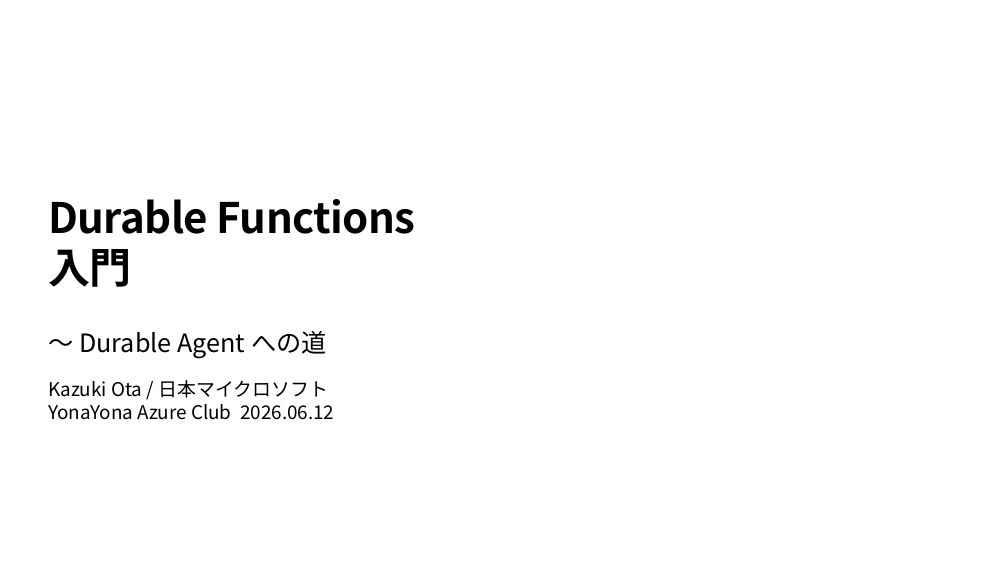
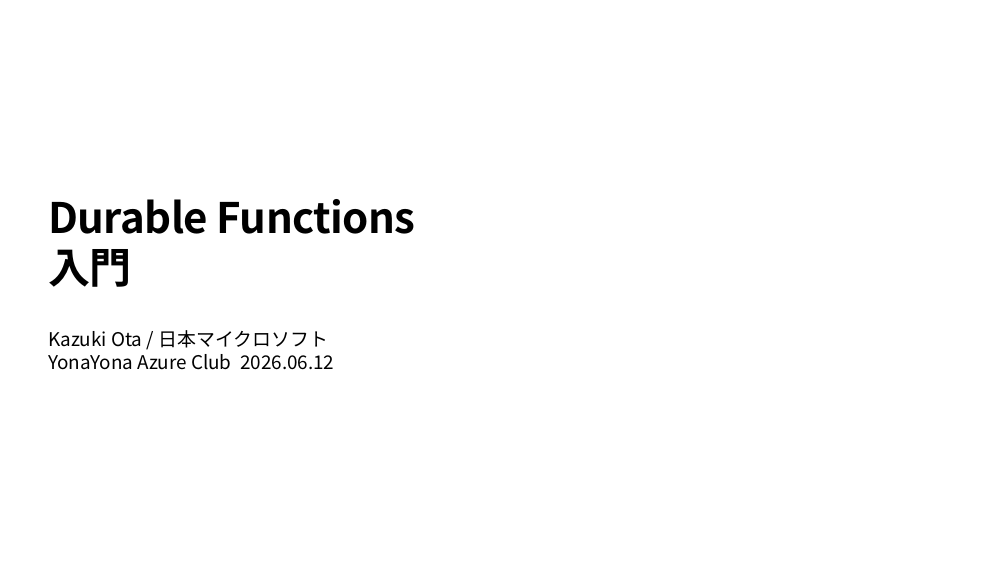
Before and after one commit to runceel/yonayona-durable, a slide deck: slide 1 of slides/slides.pptx. Drawn at 1008x567 pixels with LibreOffice and Linux fonts; fonts in the diff are those of the drawing; background and template pictures are left out. Boxes give left, top, right and bottom in pixels: in the first picture for what was removed or moved away, otherwise in the second. Text is boxed around its words. In the diff, an @@ line names an element or a change of style, - is before the commit and + after.

```diff
--- a/slides/slides.pptx
+++ b/slides/slides.pptx
@@ text at bbox=[48, 331, 327, 359]: paragraph removed @@
-〜 Durable Agent への道
```
Also in this commit, not shown: 9 other slides changed, 1 slide added, 1 other file.
